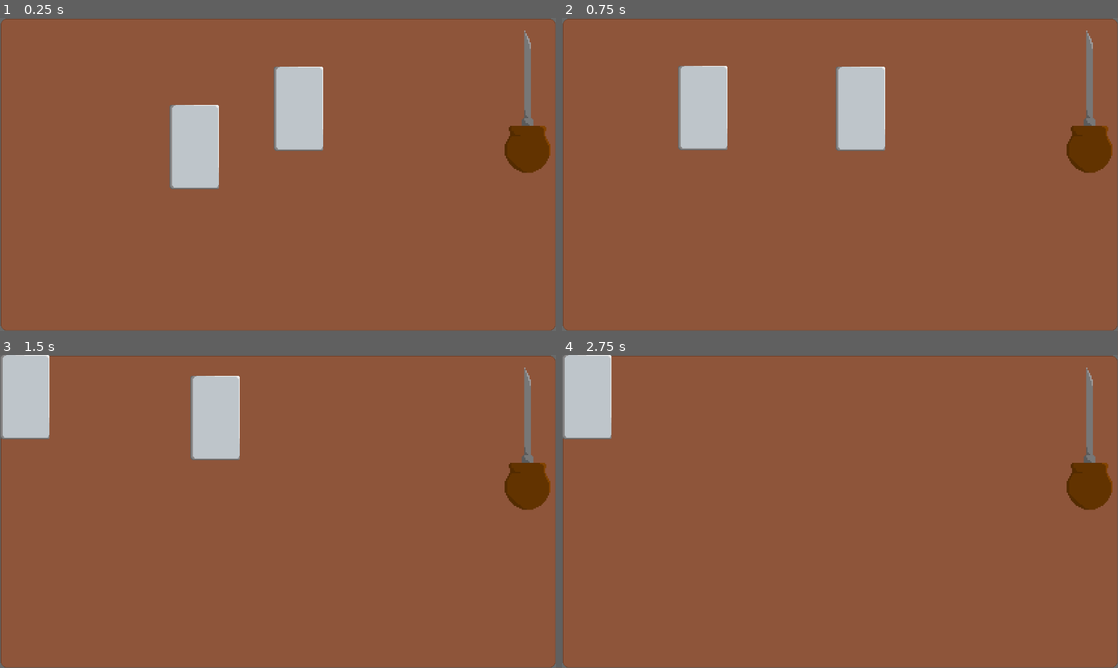
Above: before the commit, frames 1-4 (two rows, left to right).
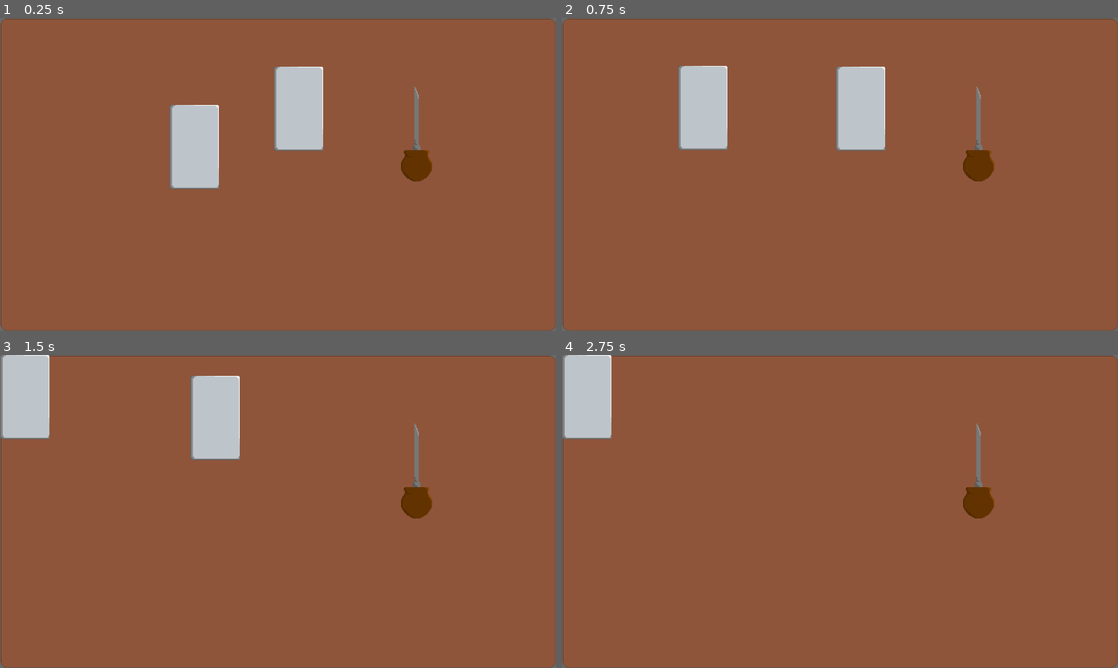
Above: after the commit, the same moments.

Repository: Uzui2012/SilverBarsGame
Game: Godot game, scene res://Scenes/Game.tscn
Two runs of this game, one before a commit and one after it. Both use one fixed random seed, a clock stepped at 60 frames per second and the inputs below.
Inputs (mouse positions are in pixels of both pictures, inside the frame that each line leads up to):
- Up to frame 1 (0.25 s): no input
- Up to frame 2 (0.75 s): tap Enter at 0.5 s; drag from (756, 146) to (562, 18) at 0.52 s
- Up to frame 3 (1.5 s): tap Space at 1.25 s; drag from (300, 445) to (0, 355) at 1.27 s
- Up to frame 4 (2.75 s): tap Enter at 2 s; move the mouse to (895, 442) at 2.02 s; click (895, 442) at 2.1 s

The runs differ from the first frame. In frame 1, 2.0% of the frame differs, in the area x 72-99%, y 4-53%; in frame 2, 2.0%; in frame 3, 2.0%; in frame 4, 2.0%.

Commit message:
Slight Clean Up

Diff:
--- a/Scenes/Item.tscn
+++ b/Scenes/Bar.tscn
@@ -6,7 +6,7 @@
 [sub_resource type="RectangleShape2D" id=1]
 extents = Vector2( 57, 97 )
 
-[node name="Item" type="KinematicBody2D"]
+[node name="Bar" type="KinematicBody2D"]
 collision_layer = 2
 input_pickable = true
 script = ExtResource( 1 )
--- /dev/null
+++ b/Scenes/Engraver.tscn
@@ -0,0 +1,17 @@
+[gd_scene load_steps=3 format=2]
+
+[ext_resource path="res://Assets/graver_01.png" type="Texture" id=1]
+[ext_resource path="res://Scripts/Item.gd" type="Script" id=2]
+
+[node name="Engraver" type="KinematicBody2D"]
+script = ExtResource( 2 )
+
+[node name="Graver01" type="Sprite" parent="."]
+scale = Vector2( 2.032, 2 )
+texture = ExtResource( 1 )
+
+[node name="CollisionPolygon2D" type="CollisionPolygon2D" parent="."]
+polygon = PoolVector2Array( -10, 22, -10, 32, -29, 32, -29, 34, -31, 34, -31, 40, -29, 40, -29, 48, -31, 48, -31, 52, -33, 52, -33, 56, -35, 56, -35, 60, -37, 60, -37, 78, -35, 78, -35, 82, -33, 82, -33, 86, -31, 86, -31, 90, -29, 90, -29, 92, -26, 92, -26, 94, -24, 94, -24, 96, -22, 96, -22, 98, -18, 98, -18, 100, -14, 100, -14, 102, -10, 102, -10, 104, 8, 104, 8, 102, 12, 102, 12, 100, 16, 100, 16, 98, 17, 98, 20, 98, 20, 96, 22, 96, 22, 94, 24, 94, 24, 92, 26, 92, 26, 90, 28, 90, 28, 86, 30, 86, 30, 82, 33, 82, 33, 78, 35, 78, 35, 60, 33, 60, 33, 56, 31, 56, 31, 52, 29, 52, 29, 48, 26, 48, 26, 40, 28, 40, 28, 34, 26, 34, 26, 32, 8, 32, 8, 22, 6, 22, 6, 20, 4, 20, 4, -96, 2, -96, 2, -102, 0, -102, 0, -106, -2, -106, -2, -110, -4, -110, -4, -114, -6, -114, -6, 20, -8, 20, -8, 22 )
+
+[connection signal="mouse_entered" from="." to="." method="mouse_entered"]
+[connection signal="mouse_exited" from="." to="." method="mouse_exited"]
--- a/Scenes/Game.tscn
+++ b/Scenes/Game.tscn
@@ -2,9 +2,9 @@
 
 [ext_resource path="res://Scripts/ItemGetter.gd" type="Script" id=1]
 [ext_resource path="res://Scripts/Game.gd" type="Script" id=2]
-[ext_resource path="res://Scenes/Item.tscn" type="PackedScene" id=3]
+[ext_resource path="res://Scenes/Bar.tscn" type="PackedScene" id=3]
 [ext_resource path="res://Assets/desk_1.png" type="Texture" id=4]
-[ext_resource path="res://Assets/graver_01.png" type="Texture" id=5]
+[ext_resource path="res://Scenes/Engraver.tscn" type="PackedScene" id=5]
 [ext_resource path="res://Scripts/Border.gd" type="Script" id=6]
 
 [sub_resource type="CircleShape2D" id=1]
@@ -29,22 +29,11 @@
 texture = ExtResource( 4 )
 centered = false
 
-[node name="Graver01" type="Sprite" parent="."]
-position = Vector2( 1216, 200 )
-scale = Vector2( 3, 3 )
-texture = ExtResource( 5 )
-
 [node name="ItemGetter" type="Area2D" parent="."]
 script = ExtResource( 1 )
 
 [node name="CollisionShape2D" type="CollisionShape2D" parent="ItemGetter"]
 shape = SubResource( 1 )
-
-[node name="Paper1" parent="." instance=ExtResource( 3 )]
-position = Vector2( 448, 296 )
-
-[node name="Paper2" parent="." instance=ExtResource( 3 )]
-position = Vector2( 688, 208 )
 
 [node name="BorderNorth" type="StaticBody2D" parent="."]
 collision_layer = 7
@@ -80,3 +69,14 @@
 [node name="CollisionShape2D" type="CollisionShape2D" parent="BorderEast"]
 position = Vector2( 64, -360 )
 shape = SubResource( 5 )
+
+[node name="Bar1" parent="." instance=ExtResource( 3 )]
+position = Vector2( 448, 296 )
+
+[node name="Bar2" parent="." instance=ExtResource( 3 )]
+position = Vector2( 688, 208 )
+
+[node name="Engraver" parent="." instance=ExtResource( 5 )]
+position = Vector2( 960, 272 )
+collision_layer = 2
+input_pickable = true
--- a/Scripts/Border.gd
+++ b/Scripts/Border.gd
@@ -1,21 +1,9 @@
 extends StaticBody2D
-
-
-# Declare member variables here. Examples:
-# var a = 2
-# var b = "text"
 
 var chosen = false
 
-# Called when the node enters the scene tree for the first time.
 func _ready():
-	pass # Replace with function body.
-
-
-# Called every frame. 'delta' is the elapsed time since the previous frame.
-func _process(delta):
 	chosen = false
 
-
 func chosen():
-	chosen = true
+	chosen = false
--- a/Scripts/Game.gd
+++ b/Scripts/Game.gd
@@ -2,7 +2,7 @@
 
 var item_stack = []
 
-var item_scene = preload("res://Scenes/Item.tscn")
+var item_scene = preload("res://Scenes/Bar.tscn")
 
 # Called when the node enters the scene tree for the first time.
 func _ready():
